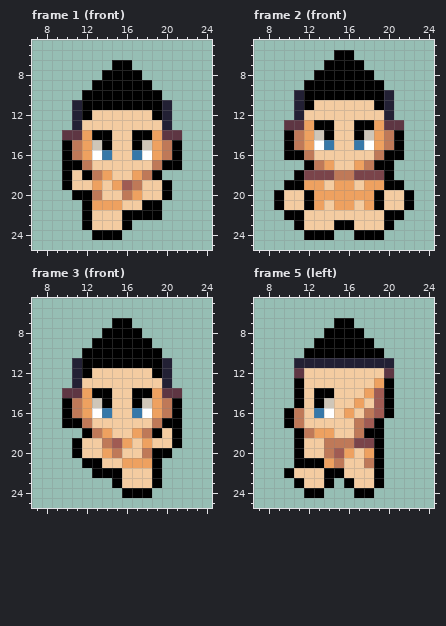
A pixel-art file gets an edit: assets/characters/base/walk.aseprite. Above, as it was before the edit.
32x32 pixels, 16 frames. Colours within 5 levels of each other are drawn and written as one. Shown: frame 1 (front): x 7..24, y 5..25; frame 2 (front): x 7..24, y 5..25; frame 3 (front): x 7..24, y 5..25; frame 5 (left): x 7..24, y 5..25. The commit also changed other frames, which this record leaves out.
New version:
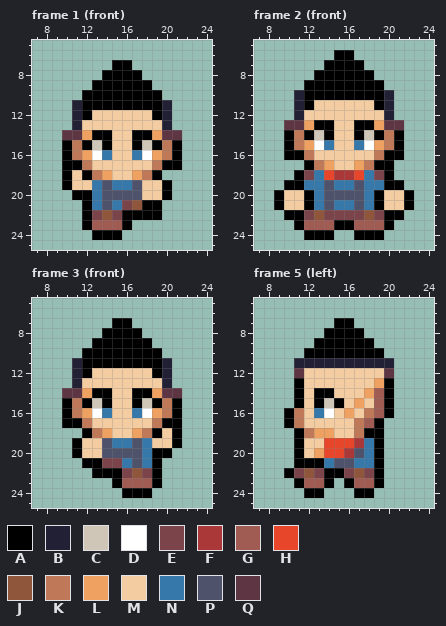
Palette (. is transparent): A #000000  B #222034  C #cfc6b8  D #ffffff  E #7a444a  F #aa3838  G #a05b53  H #e7462a  J #8f563b  K #bf7958  L #eea160  M #f4cca1  N #3678a9  P #4e536b  Q #5e3643
From old to new:
layer "legs/default" added
layer "pants/brown" added
layer "torso/default" added
layer "shirt/red_blue" added
layer "face/male" added
layer "face/female" added
layer "legs/brown" removed
layer "legs/naked" removed
layer "torso/red_blue" removed
layer "torso/naked" removed
layer "face/base" removed
--- frame 1 (front), layers "face/female", "shirt/red_blue", "pants/brown"
@@ x 10..21 @@
 14 QQLAAMMAALQQ
-15 AKLCAMMACLKA
+15 AKACAMMACAKA
 16 AKLDNMMNDLKA
@@ x 11..19 @@
 18 MAKLMMLKA
-19 MMLMLGKMM
-20 AAKMMKLMM
-21 .ALLLMMAA
-22 .AMMMAAAA
-23 .AMMMA...
+19 MMNPNNPMM
+20 AANPPPPMM
+21 .ANPNEJAA
+22 .AEJEAAAA
+23 .AGGGA...
 24 ..AAA....
--- frame 2 (front), layers "face/female", "shirt/red_blue", "pants/brown"
@@ x 10..21 @@
 13 QQLAAMMAALQQ
-14 AKLCAMMACLKA
+14 AKACAMMACAKA
 15 AKLDNMMNDLKA
@@ x 10..21 @@
 17 ..AKLMMLKAA.
-18 .AEEEKKEEEA.
-19 AALLMLLMLLAA
-20 MMALLLLLLAMM
-21 MMALMLLMLAMM
-22 AAMMMMMMMMAA
-23 .AMMMAAMMMA.
+18 .AENHFFHNEA.
+19 AANNPNNPNNAA
+20 MMANPPPPNAMM
+21 MMANPNNPNAMM
+22 AAEJEEEEJEAA
+23 .AGGGAAGGGA.
 24 ..AAA..AAA..
--- frame 3 (front), layers "face/female", "shirt/red_blue", "pants/brown"
@@ x 10..21 @@
 14 QQLAAMMAALQQ
-15 AKLCAMMACLKA
+15 AKACAMMACAKA
 16 AKLDNMMNDLKA
@@ x 12..20 @@
 18 AKLMMLKAM
-19 MMKGLMLMM
-20 MMLKMMKAA
-21 AAMMLLLA.
-22 .AAAMMMA.
-23 ...AMMMA.
+19 MMPNNPNMM
+20 MMPPPPNAA
+21 AAEENPNA.
+22 .AAAEJEA.
+23 ...AGGGA.
 24 ....AAA..
--- frame 5 (left), layers "face/female", "shirt/red_blue", "pants/brown"
@@ x 13..17 @@
 14 AAMMM
-15 ACMML
+15 ACAML
 16 NDMLM
@@ x 9..20 @@
 18 ..AKLLMMKAA.
-19 ..AMMKKKEEA.
-20 ..AMMKGLMLA.
-21 ..AAALKMMKA.
-22 .AMMMAAMMMA.
-23 ..AMMA.AMMA.
+19 ..AMMHHHFNA.
+20 ..AMLHHFPNA.
+21 ..AAANPPNNA.
+22 .AEJEAAEJEA.
+23 ..AGGA.AGGA.
 24 ...AA...AA..
Where, in picture pixels (left, top, right, bottom), the same in both pictures:
changed: (82, 140, 162, 230)
changed: (304, 130, 384, 230)
changed: (82, 398, 162, 488)
changed: (294, 398, 374, 488)
